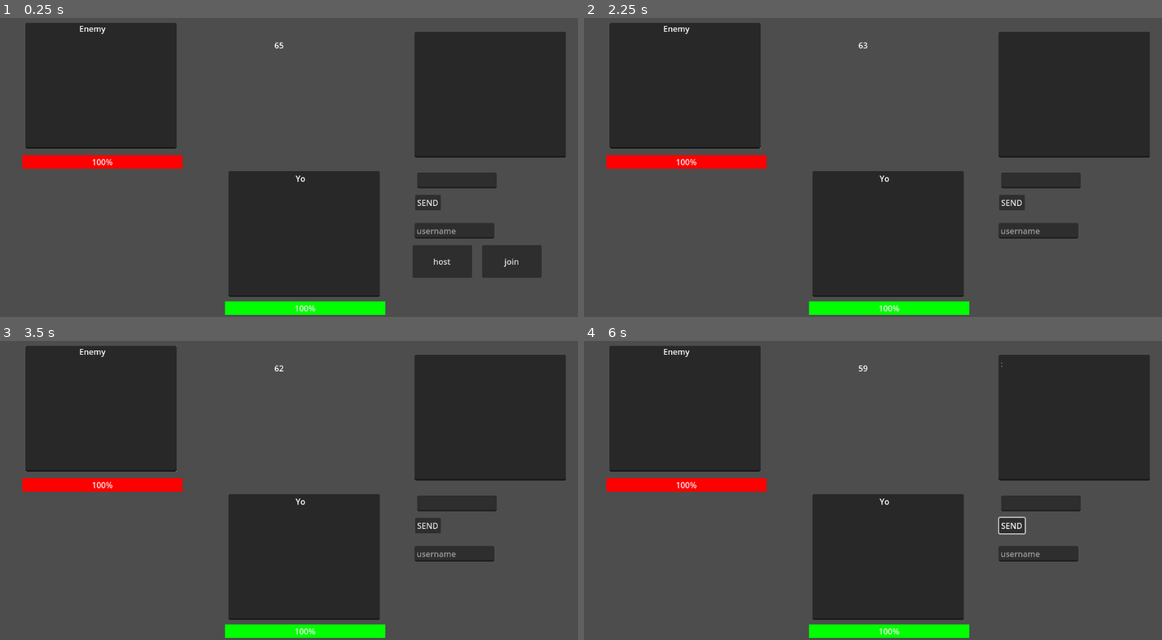
Above: before the commit, frames 1-4 (two rows, left to right).
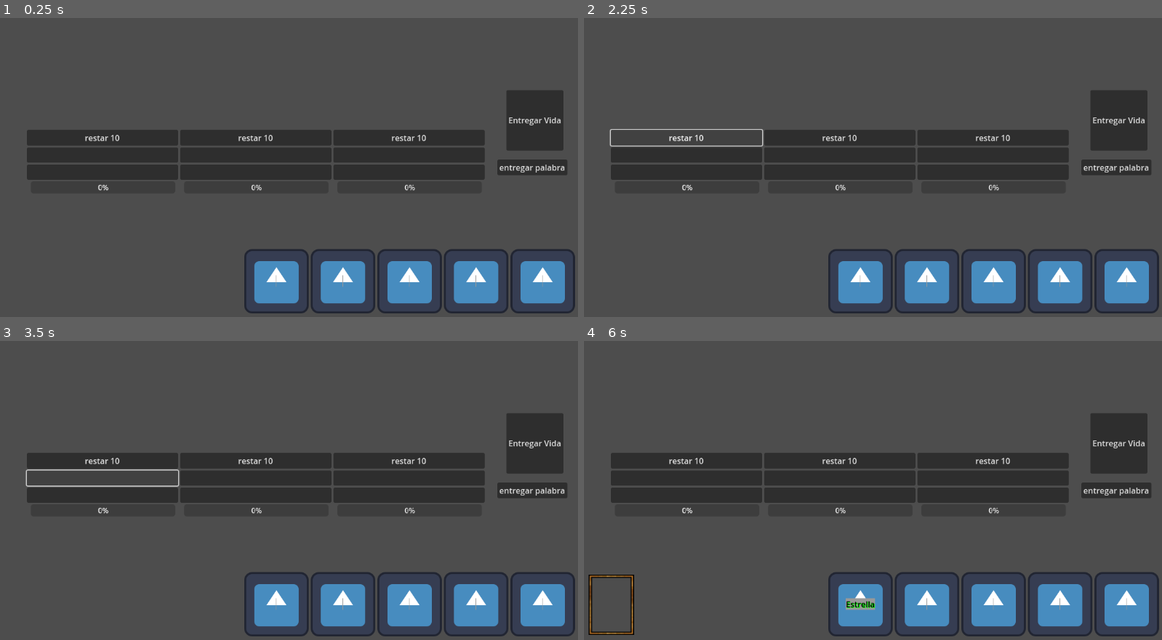
Above: after the commit, the same moments.

Repository: itnasll/ChatGalaxy
Game: Godot game, scene res://screen_jugador.tscn
Same seed, same stepped clock (60 frames per second), same inputs: the game is played once before the commit and once after it. Before the commit the project starts from res://main.tscn. The engine's default icon, where the game draws it, is replaced by a stand-in: a white triangle on a blue panel in a dark square.
Inputs (mouse positions are in pixels of both pictures, inside the frame that each line leads up to):
- Up to frame 1 (0.25 s): no input
- Up to frame 2 (2.25 s): click (1029, 260) at 0.5 s, where only the run before the commit has a clickable "host"; click (861, 281) at 1.27 s; click (688, 137) at 2 s, where only the run after the commit has a clickable "restar 10"
- Up to frame 3 (3.5 s): click (104, 478) at 2.77 s
- Up to frame 4 (6 s): click (688, 496) at 3.52 s; click (1011, 526) at 4.25 s, where only the run before the commit has a clickable "SEND"; click (1115, 490) at 5 s, where only the run after the commit has a clickable "entregar palabra"; click (612, 604) at 5.77 s

The runs differ from the first frame. In frame 1, 44% of the frame differs, in the area x 3-100%, y 1-100%; in frame 2, 44%; in frame 3, 42%; in frame 4, 43%.

Commit message:
separando todo parte 1

Diff:
--- /dev/null
+++ b/Button_Scene.tscn
@@ -0,0 +1,9 @@
+[gd_scene format=3 uid="uid://dr74rj5m0b63n"]
+
+[node name="Button_Scene" type="Node2D"]
+
+[node name="Button" type="Button" parent="."]
+offset_right = 8.0
+offset_bottom = 8.0
+text = "check
+"
--- a/Main.gd
+++ b/Main.gd
@@ -70,3 +70,12 @@
 func _on_timer_timeout():
 	rpc("msg_rpc",usrnm, message.text)
 	message.text = ""
+
+
+
+func _on_host_button_down():
+	pass # Replace with function body.
+
+
+func _on_button_pressed():
+	print("hola")
--- a/almacen.gd
+++ b/almacen.gd
@@ -20,8 +20,6 @@
 #	print("palabra")
 #	print("chau")
 # Called every frame. 'delta' is the elapsed time since the previous frame.
-func _process(delta):
-	pass
 
 
 
--- /dev/null
+++ b/carril.gd
@@ -0,0 +1,27 @@
+extends VBoxContainer
+signal Slot_vida_pressed
+
+# Called when the node enters the scene tree for the first time.
+func _ready():
+	pass # Replace with function body.
+
+
+# Called every frame. 'delta' is the elapsed time since the previous frame.
+func _process(_delta):
+
+
+	if $"EspVida".get_child_count() == 1:
+			if $"Barra de Vida".vVida <= 0:
+				$EspVida.get_child(0).free()
+
+
+	if $botonAreaAtaque.get_child_count() > 0 :
+		$botonAreaAtaque.disabled = true
+	else:
+		$botonAreaAtaque.disabled = false
+
+
+
+func _on_esp_vida_pressed():
+	emit_signal("Slot_vida_pressed")
+	pass # Replace with function body.
--- /dev/null
+++ b/carril.tscn
@@ -0,0 +1,37 @@
+[gd_scene load_steps=3 format=3 uid="uid://cbnfgtx508iop"]
+
+[ext_resource type="Script" path="res://carril.gd" id="1_3wh4e"]
+[ext_resource type="PackedScene" uid="uid://bmktppmuuylsa" path="res://vida.tscn" id="1_qfgep"]
+
+[node name="Carril" type="VBoxContainer"]
+offset_right = 303.0
+offset_bottom = 55.0
+script = ExtResource("1_3wh4e")
+
+[node name="Accion" type="Button" parent="."]
+custom_minimum_size = Vector2(300, 0)
+layout_mode = 2
+text = "restar 10"
+
+[node name="botonAreaAtaque" type="Button" parent="."]
+custom_minimum_size = Vector2(300, 30)
+layout_mode = 2
+
+[node name="EspVida" type="Button" parent="." groups=["espaciosVidas"]]
+custom_minimum_size = Vector2(300, 30)
+layout_mode = 2
+
+[node name="Barra de Vida" parent="." instance=ExtResource("1_qfgep")]
+position = Vector2(8, 102)
+scale = Vector2(0.9, 0.9)
+
+[node name="Vida" parent="Barra de Vida" index="0"]
+custom_minimum_size = Vector2(80, 0)
+offset_left = 0.0
+offset_top = 0.0
+offset_right = 318.0
+offset_bottom = 27.0
+
+[connection signal="pressed" from="EspVida" to="." method="_on_esp_vida_pressed"]
+
+[editable path="Barra de Vida"]
--- a/cartaVida.gd
+++ b/cartaVida.gd
@@ -6,9 +6,6 @@
 	pass # Replace with function body.
 
 
-# Called every frame. 'delta' is the elapsed time since the previous frame.
-func _process(delta):
-	pass
 
 
 func _on_texture_button_pressed():
@@ -17,4 +14,4 @@
 	#emit_signal("palabra_enviada", palabra)
 	emit_signal("enviaVida", palabra)
 	#print(palabra, "hola")
-	self.tree_exiting
+#	self.tree_exiting
--- a/main.tscn
+++ b/main.tscn
@@ -1,7 +1,8 @@
-[gd_scene load_steps=3 format=3 uid="uid://csetxp3xoieys"]
+[gd_scene load_steps=4 format=3 uid="uid://csetxp3xoieys"]
 
 [ext_resource type="Script" path="res://Main.gd" id="1_mtiiy"]
 [ext_resource type="PackedScene" uid="uid://bmktppmuuylsa" path="res://vida.tscn" id="2_05im7"]
+[ext_resource type="PackedScene" uid="uid://dr74rj5m0b63n" path="res://Button_Scene.tscn" id="3_ndvse"]
 
 [node name="Main" type="Node2D"]
 script = ExtResource("1_mtiiy")
@@ -101,7 +102,14 @@
 offset_right = 263.0
 offset_bottom = -294.0
 
+[node name="Button_Scene" parent="." instance=ExtResource("3_ndvse")]
+
+[connection signal="button_down" from="Host" to="." method="_on_host_button_down"]
 [connection signal="pressed" from="Host" to="." method="_on_host_pressed"]
 [connection signal="pressed" from="Join" to="." method="_on_join_pressed"]
 [connection signal="pressed" from="Send" to="." method="_on_send_pressed"]
 [connection signal="timeout" from="Timer" to="." method="_on_timer_timeout"]
+[connection signal="pressed" from="Button_Scene/Button" to="." method="_on_button_pressed"]
+[connection signal="pressed" from="Button_Scene/Button" to="vidaM" method="_on_button_pressed"]
+
+[editable path="Button_Scene"]
--- a/palabra.gd
+++ b/palabra.gd
@@ -8,8 +8,6 @@
 
 
 # Called every frame. 'delta' is the elapsed time since the previous frame.
-func _process(delta):
-	pass
 
 
 func _on_texture_button_pressed():
--- a/project.godot
+++ b/project.godot
@@ -11,9 +11,13 @@
 [application]
 
 config/name="chat"
-run/main_scene="res://main.tscn"
+run/main_scene="res://screen_jugador.tscn"
 config/features=PackedStringArray("4.1", "GL Compatibility")
 config/icon="res://icon.svg"
+
+[dotnet]
+
+project/assembly_name="chat"
 
 [rendering]
 
--- a/screen_jugador.gd
+++ b/screen_jugador.gd
@@ -19,12 +19,7 @@
 
 # Called when the node enters the scene tree for the first time.
 func _ready():
-	$VBoxContainer/HBoxContainer2/Node2D.vColor = "Green"
-	$VBoxContainer/HBoxContainer2/Node2D2.vColor = "Yellow"
-	$VBoxContainer/HBoxContainer2/Node2D3.vColor = "Blue"
-	$VBoxContainer/HBoxContainer2/Node2D.scale.x = 0.90
-	$VBoxContainer/HBoxContainer2/Node2D2.scale.x = 0.90
-	$VBoxContainer/HBoxContainer2/Node2D3.scale.x = 0.90
+
 	# Llena los arrays con números en el rango del 60 al 350
 	for i in range(60, 360, 15):
 		vida1.append(i)
@@ -35,19 +30,19 @@
 
 
 # Called every frame. 'delta' is the elapsed time since the previous frame.
-func _process(delta):
-	var uno = $VBoxContainer/HBoxContainer2/EspVida1
-	var dos = $VBoxContainer/HBoxContainer2/EspVida2
-	var tres = $VBoxContainer/HBoxContainer2/EspVida3
-	if uno.get_child_count() == 1:
-		if $VBoxContainer/HBoxContainer2/Node2D.vVida <= 0:
-			uno.get_child(0).free()
-	if dos.get_child_count() == 1:
-		if $VBoxContainer/HBoxContainer2/Node2D2.vVida <= 0:
-			dos.get_child(0).free()
-	if tres.get_child_count() == 1:
-		if $VBoxContainer/HBoxContainer2/Node2D3.vVida <= 0:
-			tres.get_child(0).free()
+func _process(_delta):
+	var uno = $Carriles/Carril1/EspVida
+	var dos = $Carriles/Carril2/EspVida
+	var tres = $Carriles/Carril3/EspVida
+#	if uno.get_child_count() == 1:
+#		if $VBoxContainer/HBoxContainer2/Node2D.vVida <= 0:
+#			uno.get_child(0).free()
+#	if dos.get_child_count() == 1:
+#		if $VBoxContainer/HBoxContainer2/Node2D2.vVida <= 0:
+#			dos.get_child(0).free()
+#	if tres.get_child_count() == 1:
+#		if $VBoxContainer/HBoxContainer2/Node2D3.vVida <= 0:
+#			tres.get_child(0).free()
 
 	match estadoSelCarta:
 		EstadoSeleccionarCarta.SELECCIONADA:
@@ -67,12 +62,6 @@
 					vidasCompletasEstado = estadoEspaciovidas.INCOMPLETAS
 
 
-	if $VBoxContainer/HBoxContainer/botonAreaAtaque.get_child_count() > 0 :
-		$VBoxContainer/HBoxContainer/botonAreaAtaque.disabled = true
-	else:
-		$VBoxContainer/HBoxContainer/botonAreaAtaque.disabled = false
-
-
 
 func _on_almacen_envio_palabra(argu):
 	var ls = LabelSettings.new()
@@ -124,6 +113,11 @@
 func _on_carta_vida_envia_vida(argumento):
 	vidaSeleccionada.append(argumento)
 	print("elpepe")
+
+
+#NOS QUEDAMOS ACA ABAJO
+#separando carriles de screen_jugador
+#opncion de separar conteiner vidas
 
 func cartaAUbicacion(argu,argu2):
 	var node = get_node(argu) #boton ubicacion
@@ -202,3 +196,10 @@
 func _on_restar_pressed(extra_arg_0):
 	var node = get_node(extra_arg_0)
 	node.vVida -=10
+
+
+
+
+
+func _on_carril_1_slot_vida_pressed():
+	pass # Replace with function body.
--- a/screen_jugador.tscn
+++ b/screen_jugador.tscn
@@ -2,7 +2,7 @@
 
 [ext_resource type="Script" path="res://screen_jugador.gd" id="1_mdsgf"]
 [ext_resource type="PackedScene" uid="uid://bp68dlxrj27if" path="res://almacen.tscn" id="1_til80"]
-[ext_resource type="PackedScene" uid="uid://bmktppmuuylsa" path="res://vida.tscn" id="3_37ltp"]
+[ext_resource type="PackedScene" uid="uid://cbnfgtx508iop" path="res://carril.tscn" id="3_4htyv"]
 [ext_resource type="Texture2D" uid="uid://db26mcb0u4kfs" path="res://red_Border.png" id="4_4n3rs"]
 
 [node name="ScreenJugador" type="Node2D"]
@@ -10,73 +10,21 @@
 
 [node name="Almacen" parent="." instance=ExtResource("1_til80")]
 
-[node name="VBoxContainer" type="VBoxContainer" parent="."]
+[node name="Carriles" type="HBoxContainer" parent="."]
 custom_minimum_size = Vector2(80, 80)
 offset_left = 59.0
 offset_top = 276.0
 offset_right = 967.0
 offset_bottom = 356.0
 
-[node name="HBoxContainer3" type="HBoxContainer" parent="VBoxContainer"]
-custom_minimum_size = Vector2(0, 50)
-layout_mode = 2
-alignment = 1
-
-[node name="restar" type="Button" parent="VBoxContainer/HBoxContainer3"]
-custom_minimum_size = Vector2(300, 0)
-layout_mode = 2
-text = "resar 10"
-
-[node name="B2" type="Button" parent="VBoxContainer/HBoxContainer3"]
-custom_minimum_size = Vector2(300, 0)
+[node name="Carril1" parent="Carriles" instance=ExtResource("3_4htyv")]
 layout_mode = 2
 
-[node name="B3" type="Button" parent="VBoxContainer/HBoxContainer3"]
-custom_minimum_size = Vector2(300, 0)
+[node name="Carril2" parent="Carriles" instance=ExtResource("3_4htyv")]
 layout_mode = 2
 
-[node name="HBoxContainer" type="HBoxContainer" parent="VBoxContainer"]
-custom_minimum_size = Vector2(0, 50)
+[node name="Carril3" parent="Carriles" instance=ExtResource("3_4htyv")]
 layout_mode = 2
-alignment = 1
-
-[node name="botonAreaAtaque" type="Button" parent="VBoxContainer/HBoxContainer"]
-custom_minimum_size = Vector2(300, 0)
-layout_mode = 2
-
-[node name="botonAreaAtaque2" type="Button" parent="VBoxContainer/HBoxContainer"]
-custom_minimum_size = Vector2(300, 0)
-layout_mode = 2
-
-[node name="botonAreaAtaque3" type="Button" parent="VBoxContainer/HBoxContainer"]
-custom_minimum_size = Vector2(300, 0)
-layout_mode = 2
-
-[node name="HBoxContainer2" type="HBoxContainer" parent="VBoxContainer"]
-custom_minimum_size = Vector2(0, 50)
-layout_mode = 2
-alignment = 1
-
-[node name="EspVida1" type="Button" parent="VBoxContainer/HBoxContainer2" groups=["espaciosVidas"]]
-custom_minimum_size = Vector2(300, 0)
-layout_mode = 2
-
-[node name="Node2D" parent="VBoxContainer/HBoxContainer2" instance=ExtResource("3_37ltp")]
-position = Vector2(155, 67)
-
-[node name="EspVida2" type="Button" parent="VBoxContainer/HBoxContainer2" groups=["espaciosVidas"]]
-custom_minimum_size = Vector2(300, 0)
-layout_mode = 2
-
-[node name="Node2D2" parent="VBoxContainer/HBoxContainer2" instance=ExtResource("3_37ltp")]
-position = Vector2(454, 70)
-
-[node name="EspVida3" type="Button" parent="VBoxContainer/HBoxContainer2" groups=["espaciosVidas"]]
-custom_minimum_size = Vector2(300, 0)
-layout_mode = 2
-
-[node name="Node2D3" parent="VBoxContainer/HBoxContainer2" instance=ExtResource("3_37ltp")]
-position = Vector2(751, 71)
 
 [node name="containerVidas" type="HBoxContainer" parent="."]
 layout_direction = 2
@@ -123,14 +71,7 @@
 text = "Entregar Vida"
 
 [connection signal="envioPalabra" from="Almacen" to="." method="_on_almacen_envio_palabra"]
-[connection signal="pressed" from="VBoxContainer/HBoxContainer3/restar" to="." method="_on_restar_pressed" binds= ["VBoxContainer/HBoxContainer2/Node2D"]]
-[connection signal="pressed" from="VBoxContainer/HBoxContainer3/B3" to="." method="_on_button_3_pressed"]
-[connection signal="pressed" from="VBoxContainer/HBoxContainer/botonAreaAtaque" to="." method="_on_boton_area_ataque_pressed" binds= ["VBoxContainer/HBoxContainer/botonAreaAtaque", "VBoxContainer/HBoxContainer2/EspVida1"]]
-[connection signal="pressed" from="VBoxContainer/HBoxContainer/botonAreaAtaque2" to="." method="_on_boton_area_ataque_pressed" binds= ["VBoxContainer/HBoxContainer/botonAreaAtaque2", "VBoxContainer/HBoxContainer2/EspVida2"]]
-[connection signal="pressed" from="VBoxContainer/HBoxContainer/botonAreaAtaque3" to="." method="_on_boton_area_ataque_pressed" binds= ["VBoxContainer/HBoxContainer/botonAreaAtaque3", "VBoxContainer/HBoxContainer2/EspVida3"]]
-[connection signal="pressed" from="VBoxContainer/HBoxContainer2/EspVida1" to="." method="_on_esp_vida_1_pressed" binds= ["VBoxContainer/HBoxContainer2/EspVida1", "VBoxContainer/HBoxContainer2/Node2D"]]
-[connection signal="pressed" from="VBoxContainer/HBoxContainer2/EspVida2" to="." method="_on_esp_vida_1_pressed" binds= ["VBoxContainer/HBoxContainer2/EspVida2", "VBoxContainer/HBoxContainer2/Node2D2"]]
-[connection signal="pressed" from="VBoxContainer/HBoxContainer2/EspVida3" to="." method="_on_esp_vida_1_pressed" binds= ["VBoxContainer/HBoxContainer2/EspVida3", "VBoxContainer/HBoxContainer2/Node2D3"]]
+[connection signal="Slot_vida_pressed" from="Carriles/Carril1" to="." method="_on_carril_1_slot_vida_pressed"]
 [connection signal="child_exiting_tree" from="containerVidas" to="." method="_on_container_vidas_child_exiting_tree"]
 [connection signal="pressed" from="containerVidas/vida1" to="." method="_on_vida_1_pressed" binds= ["containerVidas/vida1"]]
 [connection signal="pressed" from="containerVidas/vida2" to="." method="_on_vida_2_pressed" binds= ["containerVidas/vida2"]]
--- a/vida.gd
+++ b/vida.gd
@@ -15,9 +15,15 @@
 
 
 # Called every frame. 'delta' is the elapsed time since the previous frame.
-func _process(delta):
+func _process(_delta):
 	$Vida.value = vVida
 	#$Vida.max_value = vVMax
 	var sb = StyleBoxFlat.new()
 	$Vida.add_theme_stylebox_override("fill", sb)
 	sb.bg_color = vColor
+
+
+
+
+func _on_button_pressed():
+	vVida -=1
--- a/vida.tscn
+++ b/vida.tscn
@@ -2,7 +2,7 @@
 
 [ext_resource type="Script" path="res://vida.gd" id="1_l663q"]
 
-[node name="Node2D" type="Node2D"]
+[node name="Vida" type="Node2D"]
 script = ExtResource("1_l663q")
 
 [node name="Vida" type="ProgressBar" parent="."]
@@ -18,5 +18,6 @@
 offset_bottom = 13.5
 grow_horizontal = 2
 grow_vertical = 2
+size_flags_horizontal = 4
 step = 1.0
 rounded = true
